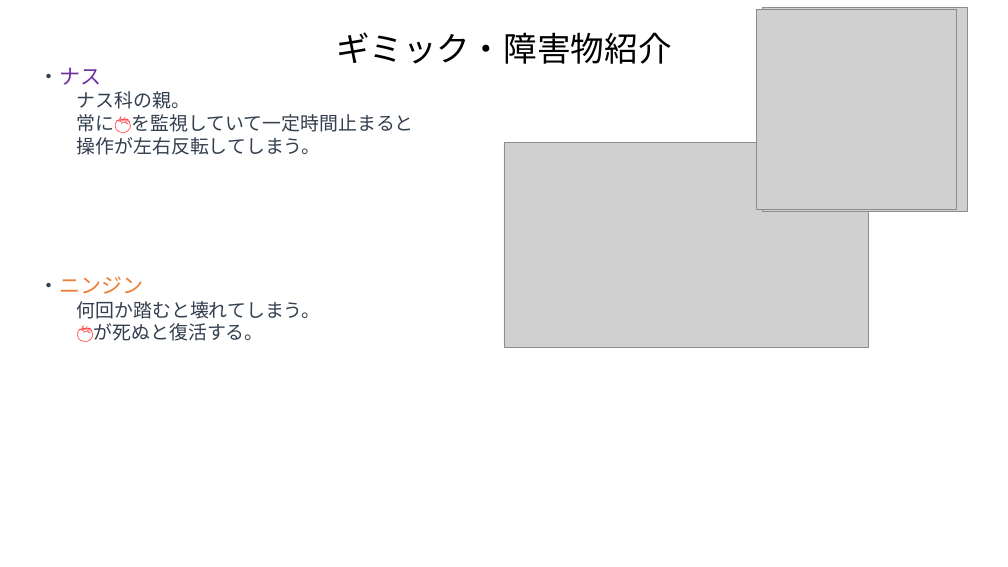
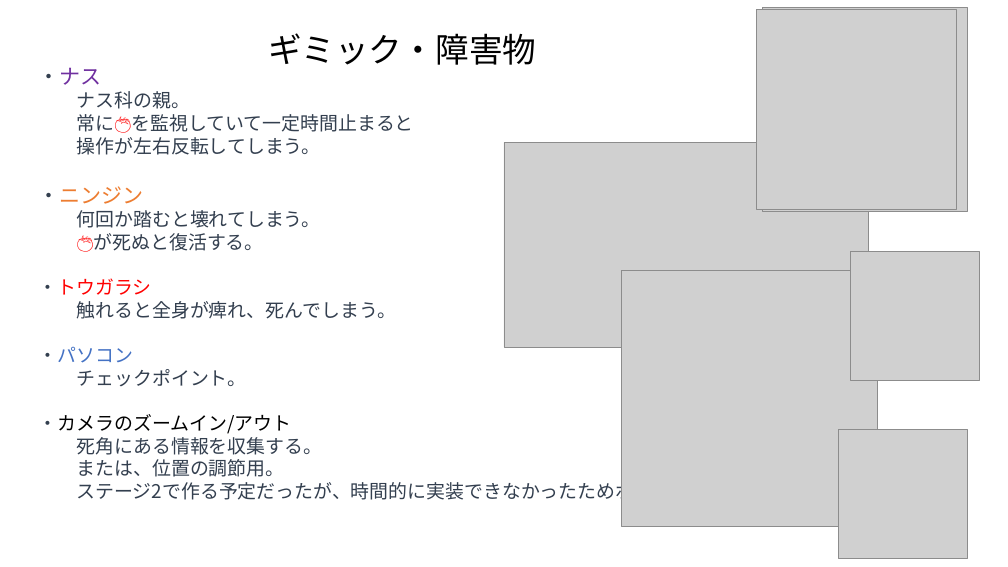
Before and after one commit to trr-n/taxmc-neo, a slide deck: slide 4 of kikaku/potato_kikakusho.pptx. Drawn at 1008x567 pixels with LibreOffice and Linux fonts; fonts in the diff are those of the drawing; grey boxes stand for pictures. Boxes give left, top, right and bottom in pixels: in the first picture for what was removed or moved away, otherwise in the second. Text is boxed around its words. In the diff, an @@ line names an element or a change of style, - is before the commit and + after.

```diff
--- a/kikaku/potato_kikakusho.pptx
+++ b/kikaku/potato_kikakusho.pptx
@@ text at (268,33,536,65): text changed @@
-ギミック・障害物紹介
+ギミック・障害物
@@ picture added at (851,252,980,381) @@
@@ text at (39,278,672,504): paragraphs added @@
+・トウガラシ
+触れると全身が痺れ、死んでしまう。
+・パソコン
+チェックポイント。
+・カメラのズームイン/アウト
+死角にある情報を収集する。
+または、位置の調節用。
+ステージ2で作る予定だったが、時間的に実装できなかったためボツ。
@@ picture added at (622,271,877,526) @@
@@ picture added at (839,429,968,558) @@
```
Also in this commit, not shown: 1 other slide changed, 1 slide removed, 21 other files.
